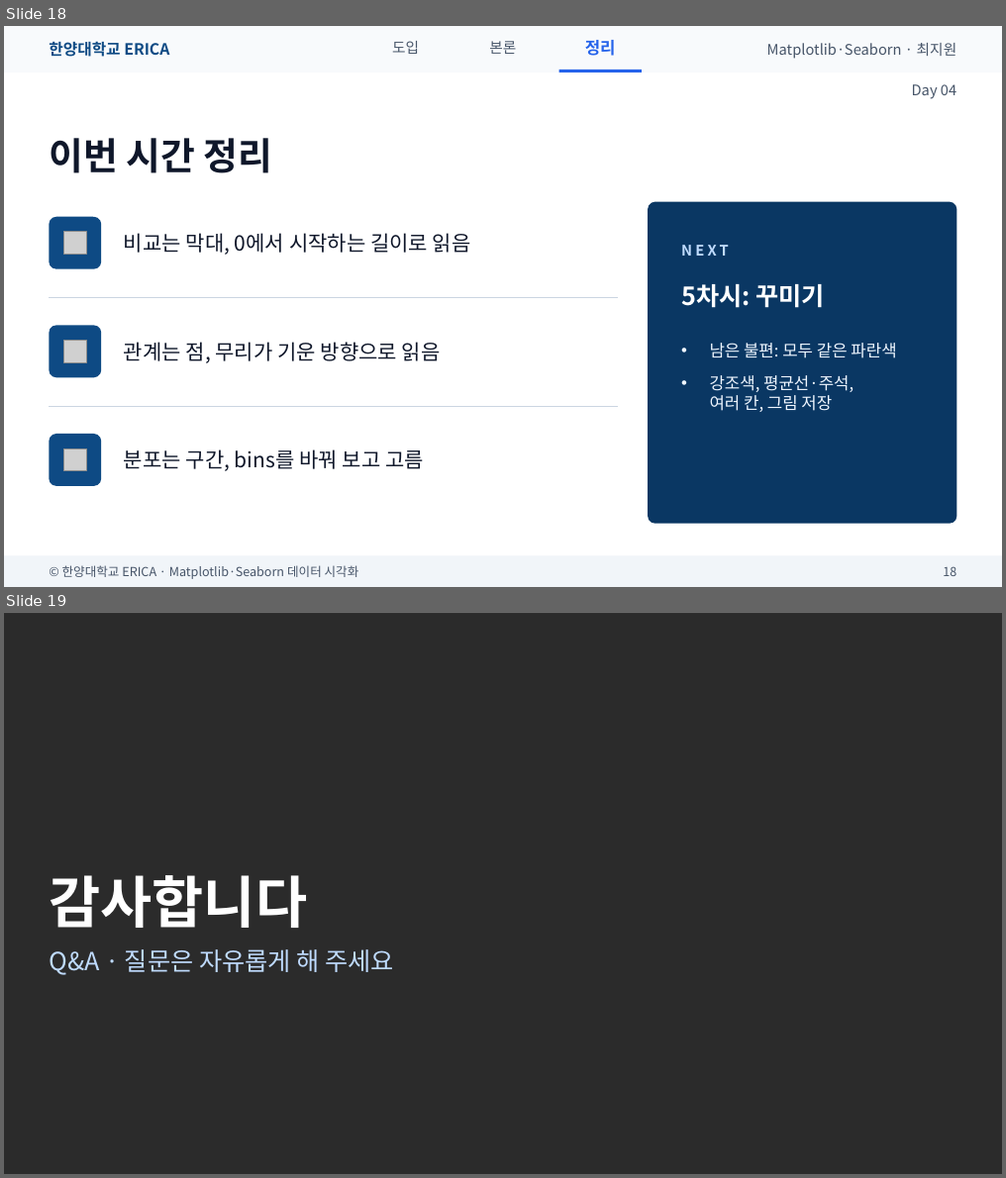
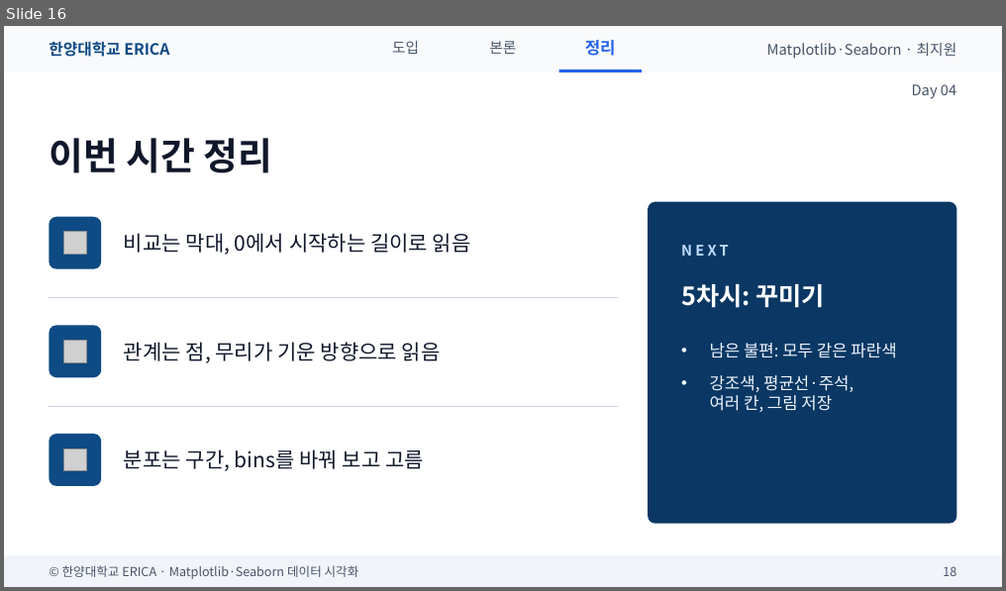
Before and after one commit to wonguwon/generate_lesson, a slide deck: materials/matplotlib-seaborn/ppt/Day04/Day04_막대산점도히스토그램.pptx. Shown one above the other, each under a label of ours: slides 18 and 19 before the commit, slide 16 after it. The pictures are 1006x1178 and 1006x591 pixels, drawn with LibreOffice and Linux fonts; fonts in the diff are those of the drawing; grey boxes stand for pictures; background and template pictures are left out; a plain dark background stands for a picture behind light text. Boxes give left, top, right and bottom in pixels: in the first picture for what was removed or moved away, otherwise in the second. Text is boxed around its words. In the diff, an @@ line names an element or a change of style, - is before the commit and + after.

```diff
--- a/materials/matplotlib-seaborn/ppt/Day04/Day04_막대산점도히스토그램.pptx
+++ b/materials/matplotlib-seaborn/ppt/Day04/Day04_막대산점도히스토그램.pptx
@@ slide 19 removed at bbox=[4, 613, 1002, 1174], background picture (left out) @@
@@ title removed at bbox=[49, 875, 307, 928] @@
-감사합니다
@@ text removed at bbox=[49, 950, 394, 975] @@
-Q&A · 질문은 자유롭게 해 주세요
@@ what was slide 18 is now slide 16 @@
```
Also in this commit, not shown: 4 slides changed, 2 other slides removed, 7 other files.
